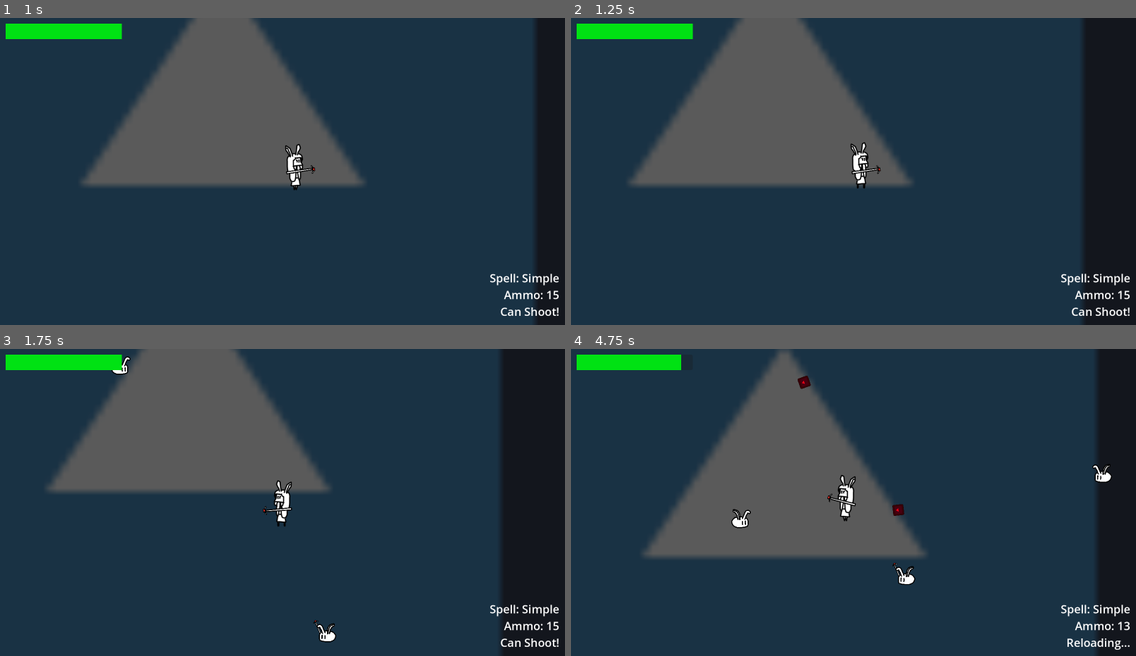
Above: before the commit, frames 1-4 (two rows, left to right).
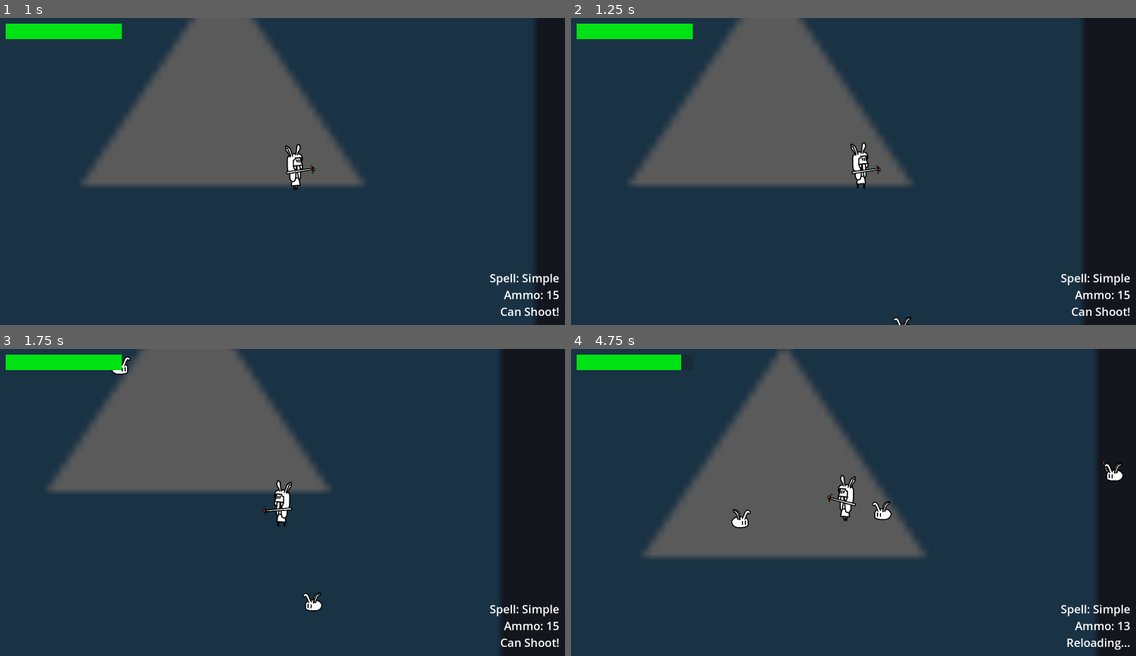
Above: after the commit, the same moments.

Repository: AgilMonkey/Wild-Bun-Magic
Game: Godot game, scene res://levels/main_test_scene/main_test_scene.tscn
Two runs of this game, one before a commit and one after it. Both use one fixed random seed, a clock stepped at 60 frames per second and the inputs below. The engine's default icon, where the game draws it, is replaced by a stand-in: a white triangle on a blue panel in a dark square.
Inputs (mouse positions are in pixels of both pictures, inside the frame that each line leads up to):
- Up to frame 1 (1 s): tap Enter at 0.5 s; move the mouse to (406, 156) at 0.52 s; hold D (move_right) from 0.53 s (still down); tap Shift (dash) at 0.6 s
- Up to frame 2 (1.25 s): keep holding D (move_right)
- Up to frame 3 (1.75 s): move the mouse to (169, 517) at 1.27 s; release D (move_right) at 1.28 s; hold S (move_down) from 1.28 s (still down); tap Shift (dash) at 1.35 s
- Up to frame 4 (4.75 s): move the mouse to (910, 434) at 2.02 s; release S (move_down) at 2.03 s; hold D (move_right) 2.03-2.78 s; click (910, 434) at 2.1 s; tap Shift (dash) at 2.3, 2.85, 3.6, 4.55 s; move the mouse to (825, 563) at 2.77 s; hold W (move_up) 2.78-3.53 s; move the mouse to (1023, 548) at 3.52 s; hold A (move_left) from 3.53 s (still down); move the mouse to (684, 456) at 4.27 s; click (684, 456) at 4.35 s

Frame 1 is identical in both runs. In frame 2, less than 0.1% of the frame differs, in the area x 57-61%, y 97-100%; in frame 3, 0.3%; in frame 4, 0.7%, in the area x 40-98%, y 8-77%.

Commit message:
Make player invis when dashing

Diff:
--- a/entities/player/logics/player_movement.gd
+++ b/entities/player/logics/player_movement.gd
@@ -5,6 +5,8 @@
 @export var dash_speed: float = 700.0
 @export var dash_time: float = 0.3
 @export var dash_cooldown_time: float = 2.0
+@export var player_col: CollisionShape2D
+@export var player_hit_col: CollisionShape2D
 
 var is_dashing: bool = false
 var can_dash: bool = true
@@ -41,8 +43,15 @@
 	dash_cooldown()
 
 	body.velocity = last_input_dir * dash_speed
+	become_invisible(true)
 	await get_tree().create_timer(dash_time).timeout
+	become_invisible(false)
 	is_dashing = false
+
+
+func become_invisible(enable: bool):
+	player_col.disabled = enable
+	player_hit_col.disabled = enable
 
 
 func dash_cooldown():
--- a/entities/player/player.tscn
+++ b/entities/player/player.tscn
@@ -211,8 +211,10 @@
 shape = SubResource("RectangleShape2D_8afob")
 debug_color = Color(0, 0.6, 0.701961, 0)
 
-[node name="PlayerMovement" type="Node" parent="."]
+[node name="PlayerMovement" type="Node" parent="." node_paths=PackedStringArray("player_col", "player_hit_col")]
 script = ExtResource("2_dovo2")
+player_col = NodePath("../CollisionShape2D")
+player_hit_col = NodePath("../HitboxComponent/CollisionShape2D")
 
 [node name="PlayerStaff" type="Node2D" parent="."]
 script = ExtResource("3_gmlin")
--- a/levels/main_test_scene/main_test_scene.tscn
+++ b/levels/main_test_scene/main_test_scene.tscn
@@ -19,7 +19,7 @@
 [sub_resource type="Resource" id="Resource_fbway"]
 script = ExtResource("8_y6r6k")
 enemy_instance = ExtResource("7_0cjx8")
-chance = 30
+chance = 20
 metadata/_custom_type_script = "uid://bdpcnj3punf2n"
 
 [node name="main_test_scene" type="Node2D"]
